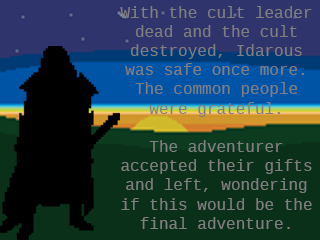
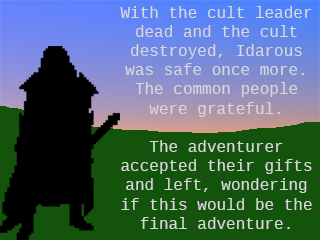
The second 320px x 240px image is a revision of the first. Changes to its layers:
painted on "With the cult leader dead and the cult destroyed, Idarous was s" over 120, 6, 312, 229
added layer "Layer 4" above "son" over 0, 106, 320, 240
added layer "son" above "Layer 2" over 0, 0, 320, 143
hid "Layer 2" over 0, 0, 320, 240
